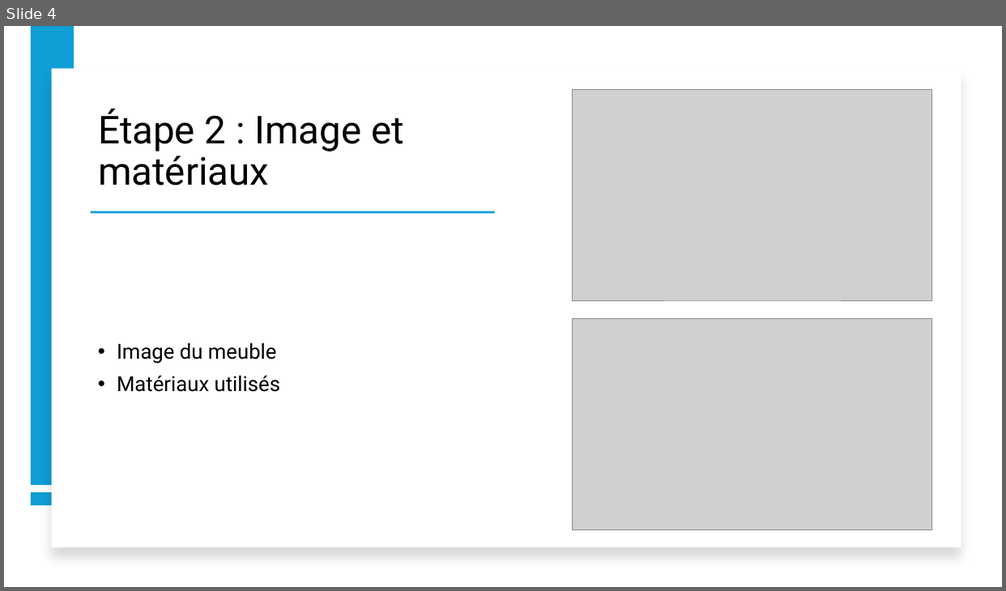
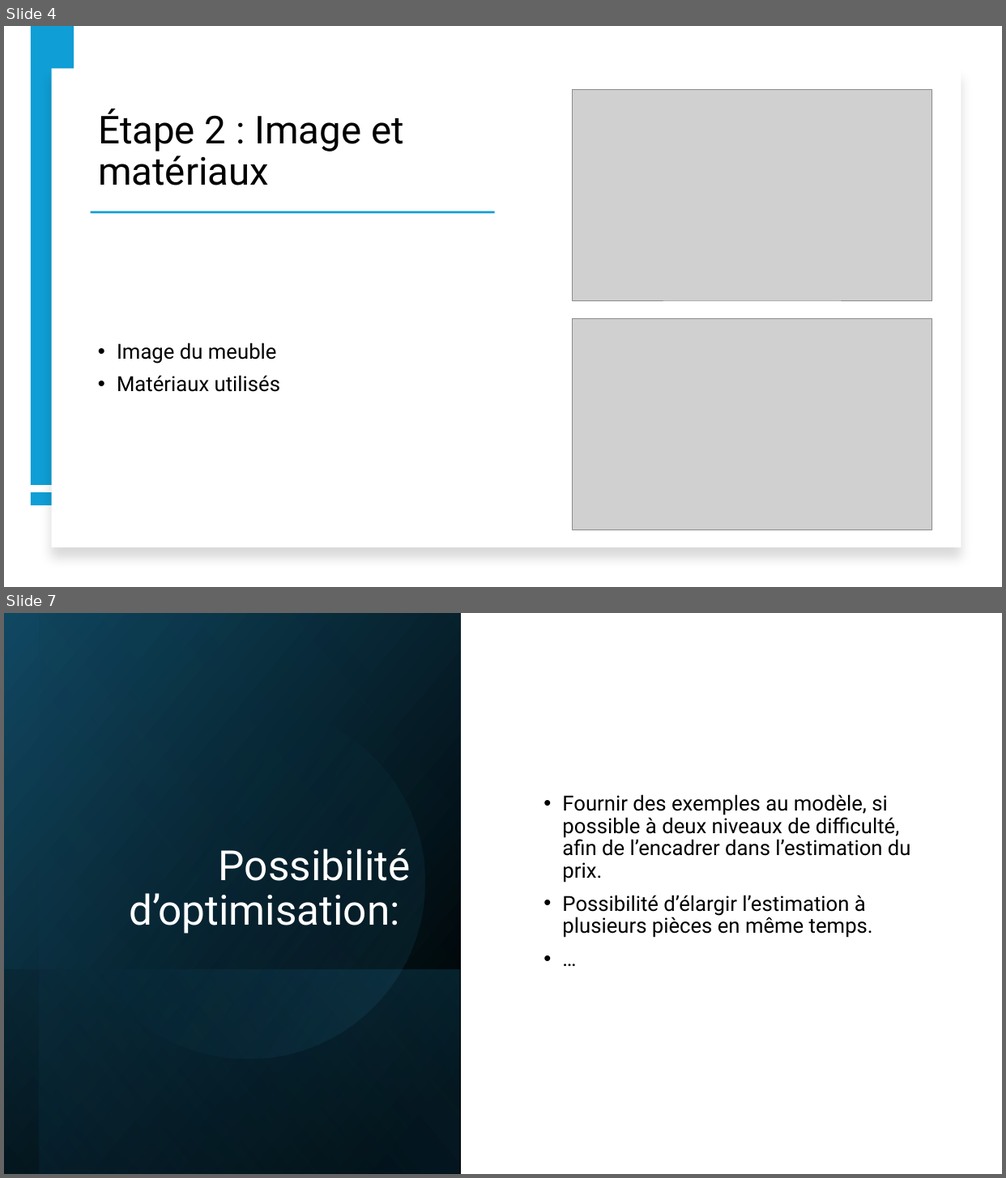
Before and after one commit to IzowRM/Stage-Cetic, a slide deck: Doc Slide/Pluo/Slide_Pluo.pptx. Shown one above the other, each under a label of ours: slide 4 before the commit, slides 4 and 7 after it; the slides between them are not shown. The pictures are 1006x591 and 1006x1178 pixels, drawn with LibreOffice and Linux fonts; fonts in the diff are those of the drawing; grey boxes stand for pictures. Boxes give left, top, right and bottom in pixels: in the first picture for what was removed or moved away, otherwise in the second. Text is boxed around its words. In the diff, an @@ line names an element or a change of style, - is before the commit and + after.

```diff
--- a/Doc Slide/Pluo/Slide_Pluo.pptx
+++ b/Doc Slide/Pluo/Slide_Pluo.pptx
@@ slide 7 added at (x1=4, y1=613, x2=1002, y2=1174), background #FFFFFF @@
@@ rectangle added at (x1=4, y1=613, x2=461, y2=1174), fill gradient #000000 to #104862 @@
@@ rectangle added at (x1=40, y1=613, x2=461, y2=1174), fill gradient #000000 to #156082 @@
@@ ellipse added at (x1=40, y1=673, x2=457, y2=1090), fill gradient #156082 to #46B1E1 @@
@@ text added at (x1=562, y1=794, x2=911, y2=938), 20 pt, text #000000 @@
+• Fournir des exemples au modèle, si possible à deux niveaux de difficulté, afin de l’encadrer dans l’estimation du prix.
+• Possibilité d’élargir l’estimation à plusieurs pièces en même temps.
+• …
@@ title added at (x1=130, y1=849, x2=411, y2=934), 40 pt, text #FFFFFF @@
+Possibilité d’optimisation:
@@ rectangle added at (x1=4, y1=969, x2=460, y2=1174), fill gradient #156082 to #000000 @@
```
Also in this commit, not shown: 4 slides changed, 1 other file.
